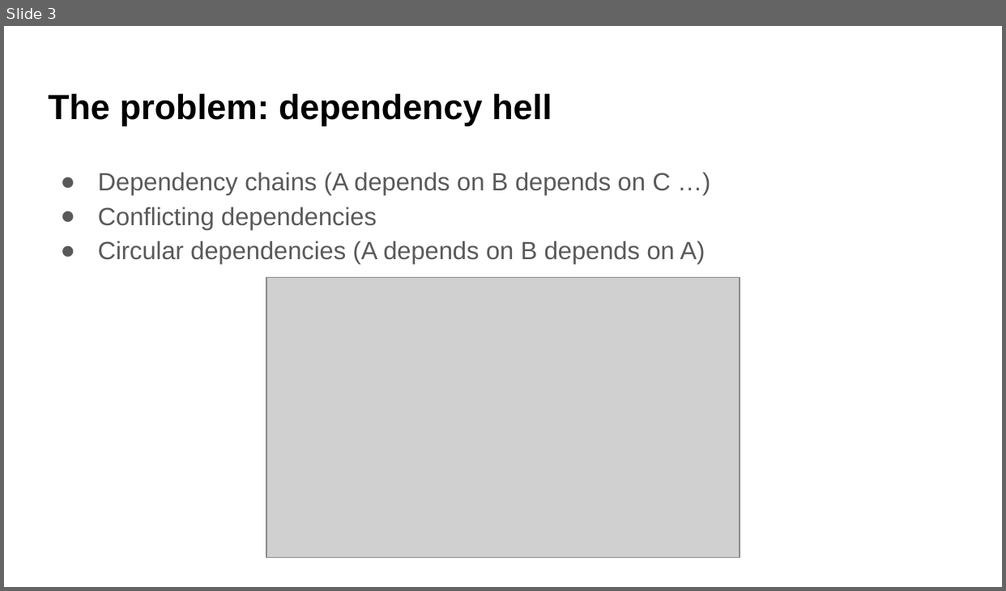
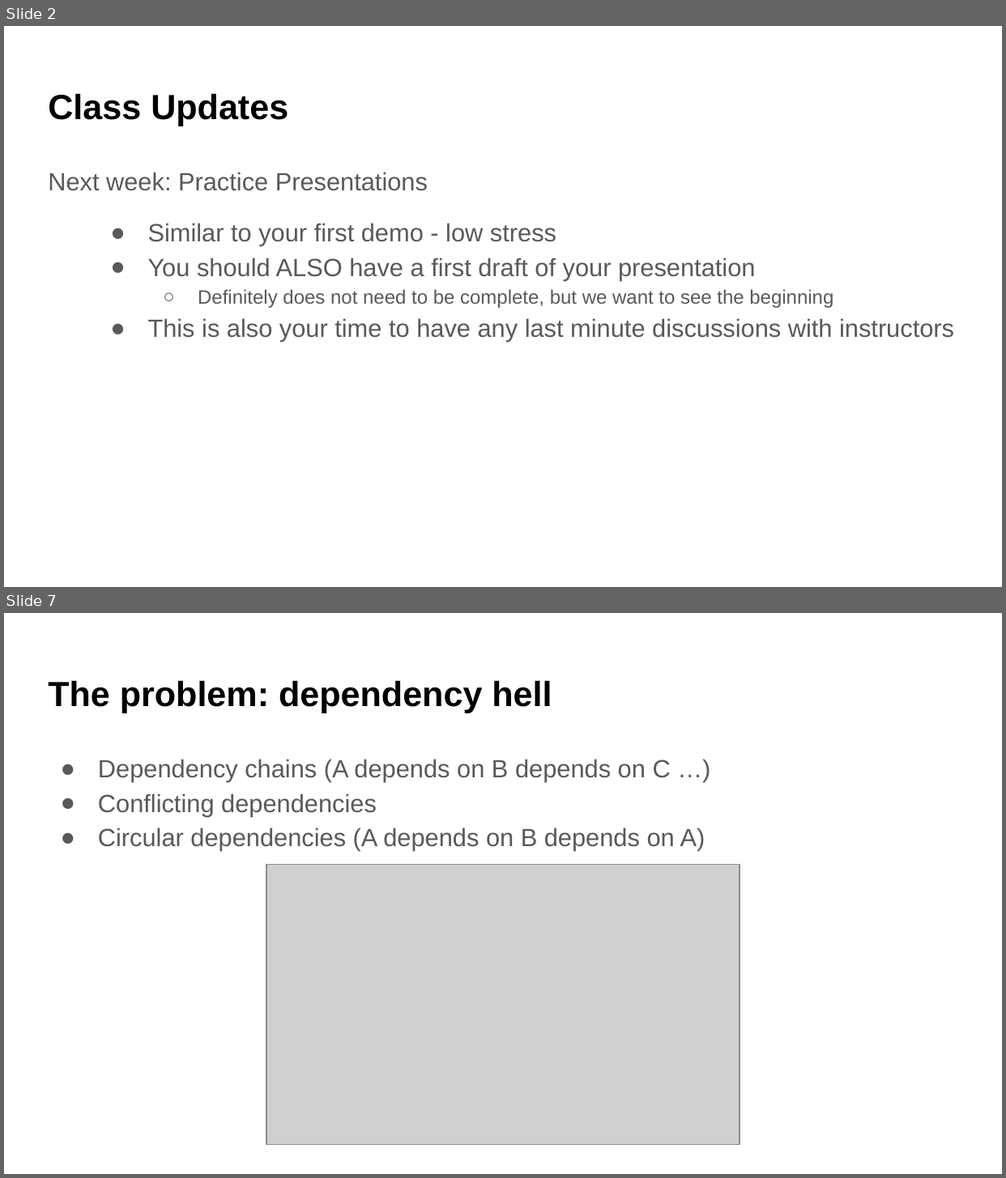
Before and after one commit to UWDATA515/lecture-materials, a slide deck: 09/DATA515_09_VirtualEnvironments.pptx. Shown one above the other, each under a label of ours: slide 3 before the commit, slides 2 and 7 after it; the slides between them are not shown. The pictures are 1006x591 and 1006x1178 pixels, drawn with LibreOffice and Linux fonts; fonts in the diff are those of the drawing; grey boxes stand for pictures; background and template pictures are left out. Boxes give left, top, right and bottom in pixels: in the first picture for what was removed or moved away, otherwise in the second. Text is boxed around its words. In the diff, an @@ line names an element or a change of style, - is before the commit and + after.

Commit message:
Add slides for week 9

```diff
--- a/09/DATA515_09_VirtualEnvironments.pptx
+++ b/09/DATA515_09_VirtualEnvironments.pptx
@@ slide 2 added at [4, 26, 1002, 587], background picture (left out) @@
@@ title added at [48, 93, 288, 126], 25.2 pt, text #000000, bold @@
+Class Updates
@@ text added at [48, 172, 954, 342], 18 pt, text #595959 @@
+Next week: Practice Presentations
+● Similar to your first demo - low stress
+● You should ALSO have a first draft of your presentation
+  ○ Definitely does not need to be complete, but we want to see the beginning
+● This is also your time to have any last minute discussions with instructors
@@ what was slide 3 is now slide 7 @@
```
Also in this commit, not shown: 7 slides changed, 5 other slides added, 5 other files.
